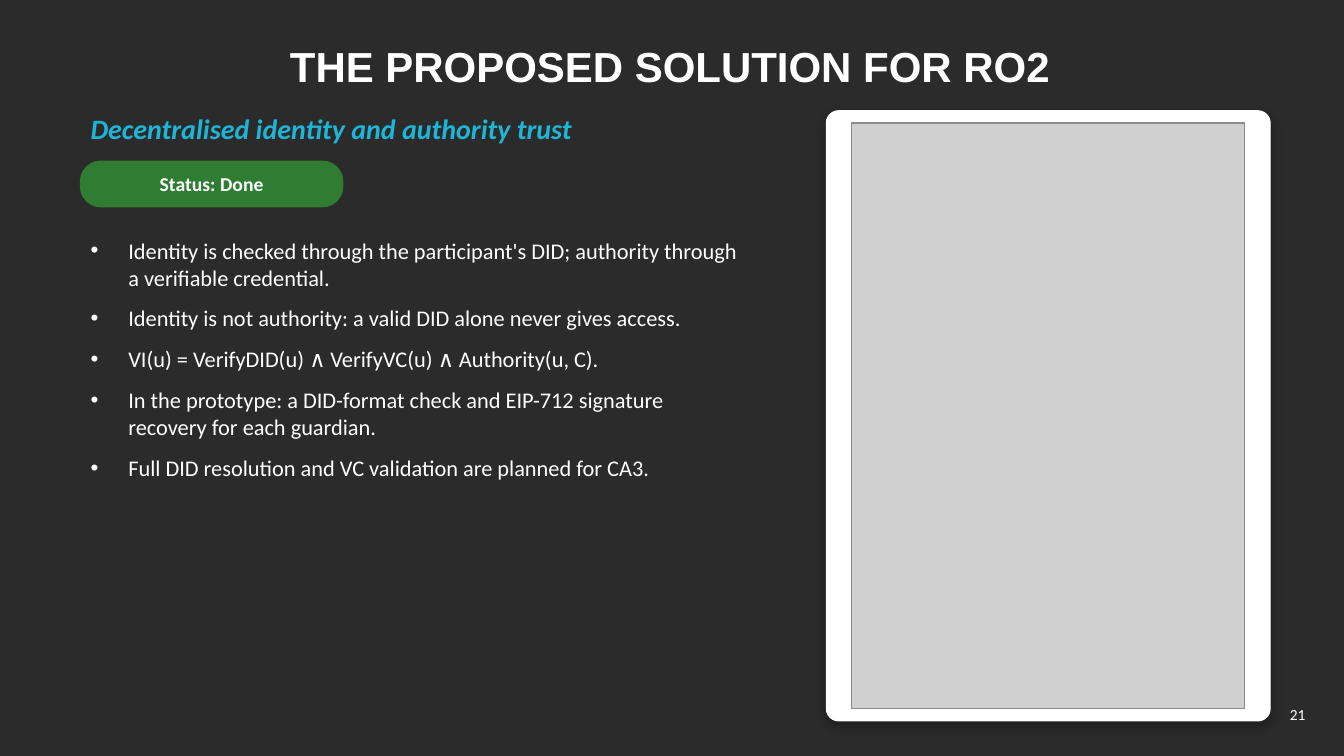
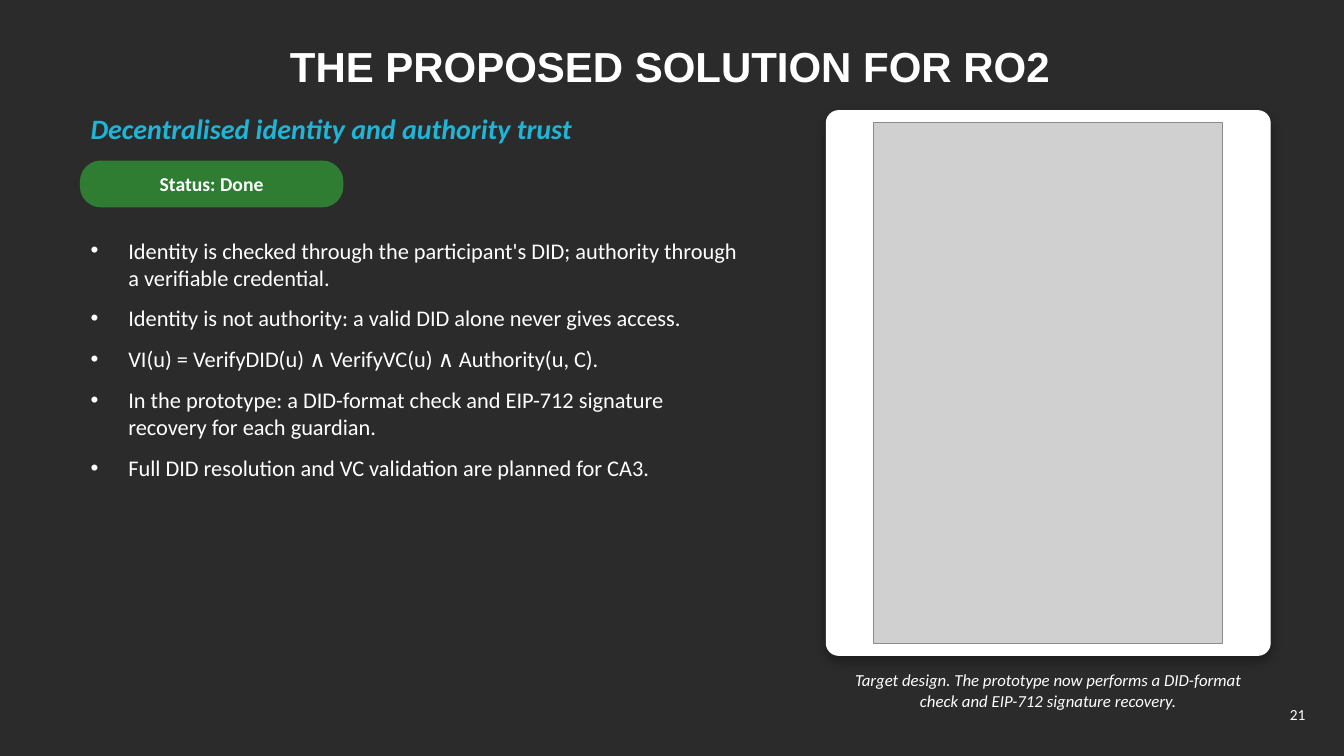
Before and after one commit to yasir12345678900/HealthRWA-Sepolia-Personal-try, a slide deck: slide 21 of docs/Yasir_CA2_Reassessment_Slides.pptx. Drawn at 1344x756 pixels with LibreOffice and Linux fonts; fonts in the diff are those of the drawing; grey boxes stand for pictures; background and template pictures are left out; a plain dark background stands for a picture behind light text. Boxes give left, top, right and bottom in pixels: in the first picture for what was removed or moved away, otherwise in the second. Text is boxed around its words. In the diff, an @@ line names an element or a change of style, - is before the commit and + after.

```diff
--- a/docs/Yasir_CA2_Reassessment_Slides.pptx
+++ b/docs/Yasir_CA2_Reassessment_Slides.pptx
@@ rounded rectangle: place and size @@
-rounded rectangle at box(827, 111, 1270, 721)
+rounded rectangle at box(827, 111, 1270, 655)
@@ picture: place and size @@
-picture at box(852, 123, 1245, 709)
+picture at box(874, 123, 1223, 643)
@@ text added at box(855, 674, 1241, 710), 12 pt, text #FFFFFF, italic @@
+Target design. The prototype now performs a DID-format check and EIP-712 signature recovery.
```
Also in this commit, not shown: 14 other slides changed.
